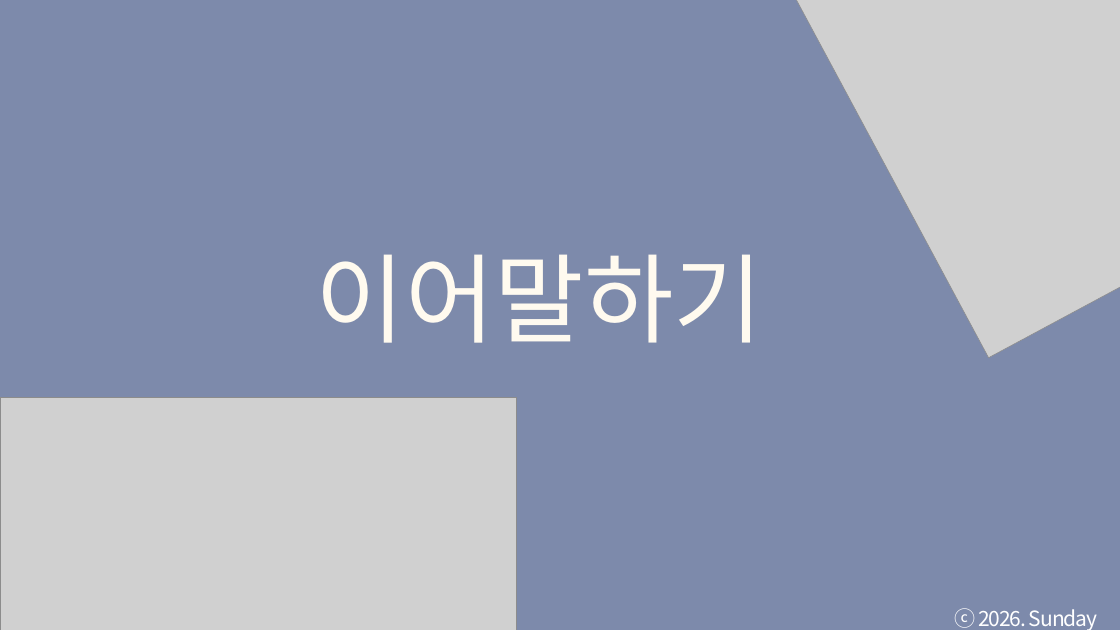
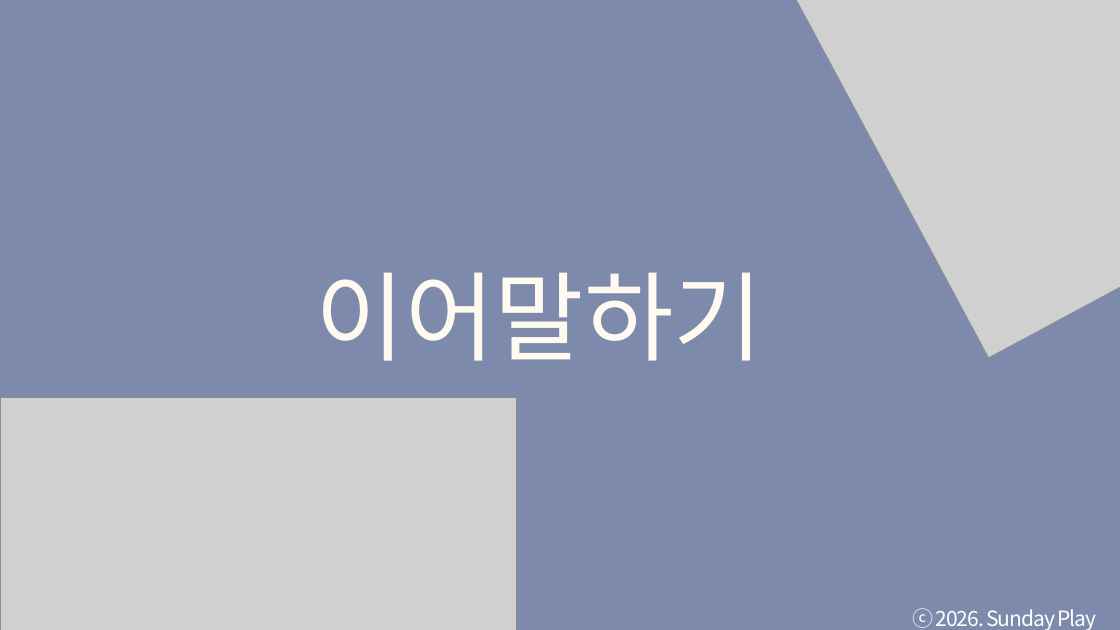
Before and after one commit to tkdgns25300/sunday_play, a slide deck: slide 1 of public/downloads/games/word-relay/rules.pptx. Drawn at 1120x630 pixels with LibreOffice and Linux fonts; fonts in the diff are those of the drawing; grey boxes stand for pictures. Boxes give left, top, right and bottom in pixels: in the first picture for what was removed or moved away, otherwise in the second. Text is boxed around its words. In the diff, an @@ line names an element or a change of style, - is before the commit and + after.

```diff
--- a/public/downloads/games/word-relay/rules.pptx
+++ b/public/downloads/games/word-relay/rules.pptx
@@ text "이어말하기": place and size @@
-text "이어말하기" at bbox=[316, 254, 763, 343]
+text "이어말하기" at bbox=[316, 272, 763, 361]
@@ text "이어말하기" at bbox=[316, 272, 763, 361]: font Arial to Noto Sans CJK KR @@
@@ text "ⓒ 2026. Sunday Play" rewrapped from bbox=[955, 608, 1098, 630] to bbox=[912, 608, 1097, 630] @@
```
Also in this commit, not shown: 4 other slides changed, 3 other files.
